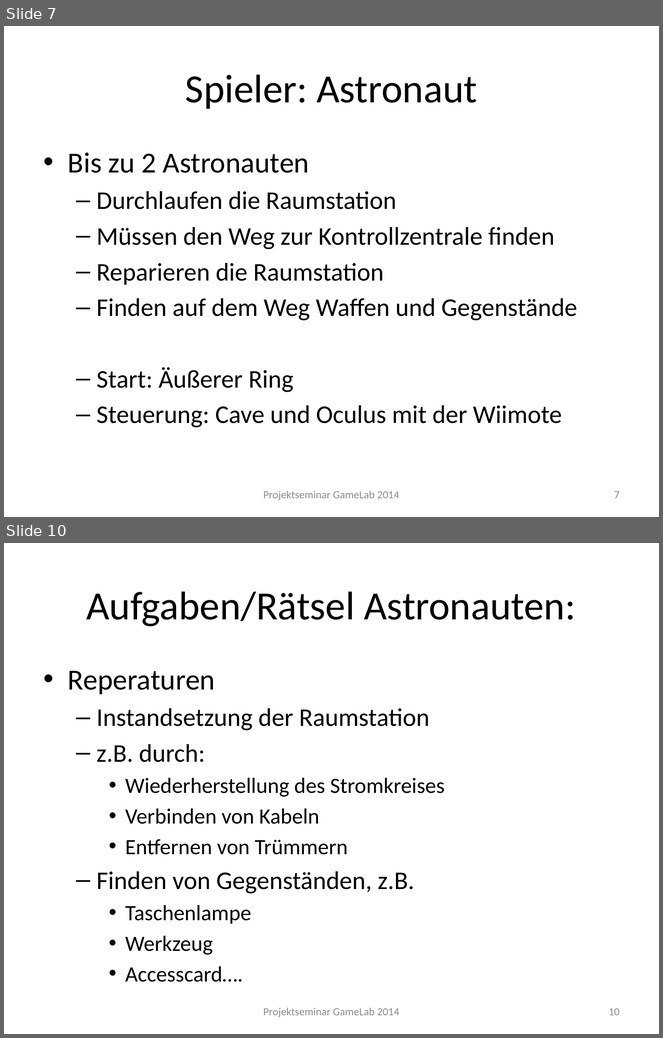
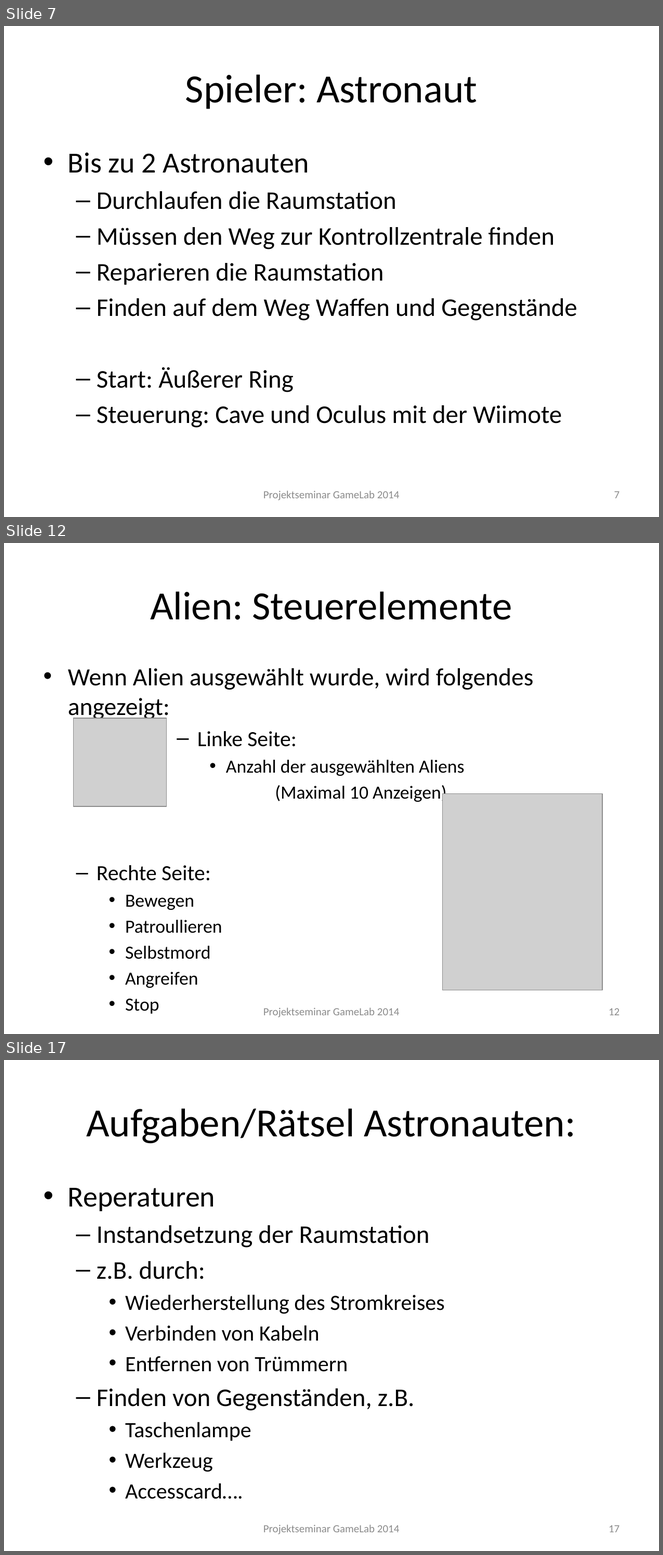
Before and after one commit to Instinctlol/gamelab2014, a slide deck: Abschlusspräsentation/SpielkonzeptFINAL.pptx. Shown one above the other, each under a label of ours: slides 7 and 10 before the commit, slides 7, 12 and 17 after it; the slides between them are not shown. The pictures are 663x1038 and 663x1555 pixels, drawn with LibreOffice and Linux fonts; fonts in the diff are those of the drawing; grey boxes stand for pictures; background and template pictures are left out. Boxes give left, top, right and bottom in pixels: in the first picture for what was removed or moved away, otherwise in the second. Text is boxed around its words. In the diff, an @@ line names an element or a change of style, - is before the commit and + after.

Commit message:
Alien Sachen reingepackt

```diff
--- a/Abschlusspräsentation/SpielkonzeptFINAL.pptx
+++ b/Abschlusspräsentation/SpielkonzeptFINAL.pptx
@@ slide 12 added at [4,543,659,1034], background picture (left out) @@
@@ title added at [150,591,513,620], 44 pt, text #000000 @@
+Alien: Steuerelemente
@@ text added at [68,668,534,988], 20.4 pt, text #000000 @@
+• Wenn Alien ausgewählt wurde, wird folgendes angezeigt:
+  – Linke Seite:
+    • Anzahl der ausgewählten Aliens
+    (Maximal 10 Anzeigen)
+  – Rechte Seite:
+    • Bewegen
+    • Patroullieren
+    • Selbstmord
+    • Angreifen
+    • Stop
@@ picture added at [74,718,166,807] @@
@@ picture added at [442,794,602,991] @@
@@ text added at [263,1008,400,1018], 12 pt, text #8C8C8C @@
+Projektseminar GameLab 2014
@@ page number added at [609,1008,620,1016], 12 pt, text #8C8C8C @@
+12
@@ what was slide 10 is now slide 17 @@
@@ page number at [609,1525,620,1533]: text changed @@
-10
+17
```
Also in this commit, not shown: 2 slides changed, 6 other slides added, 4 other files.
